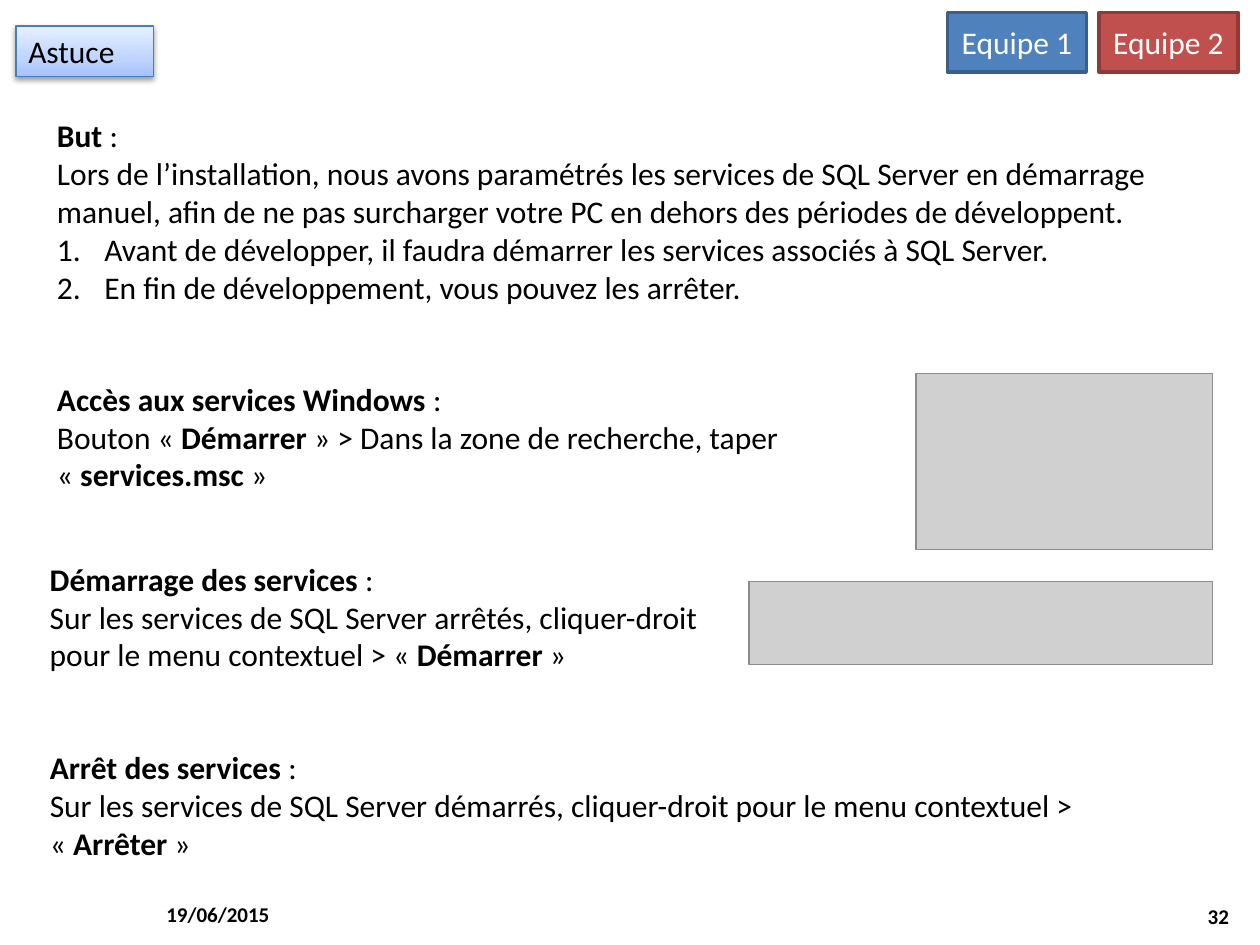
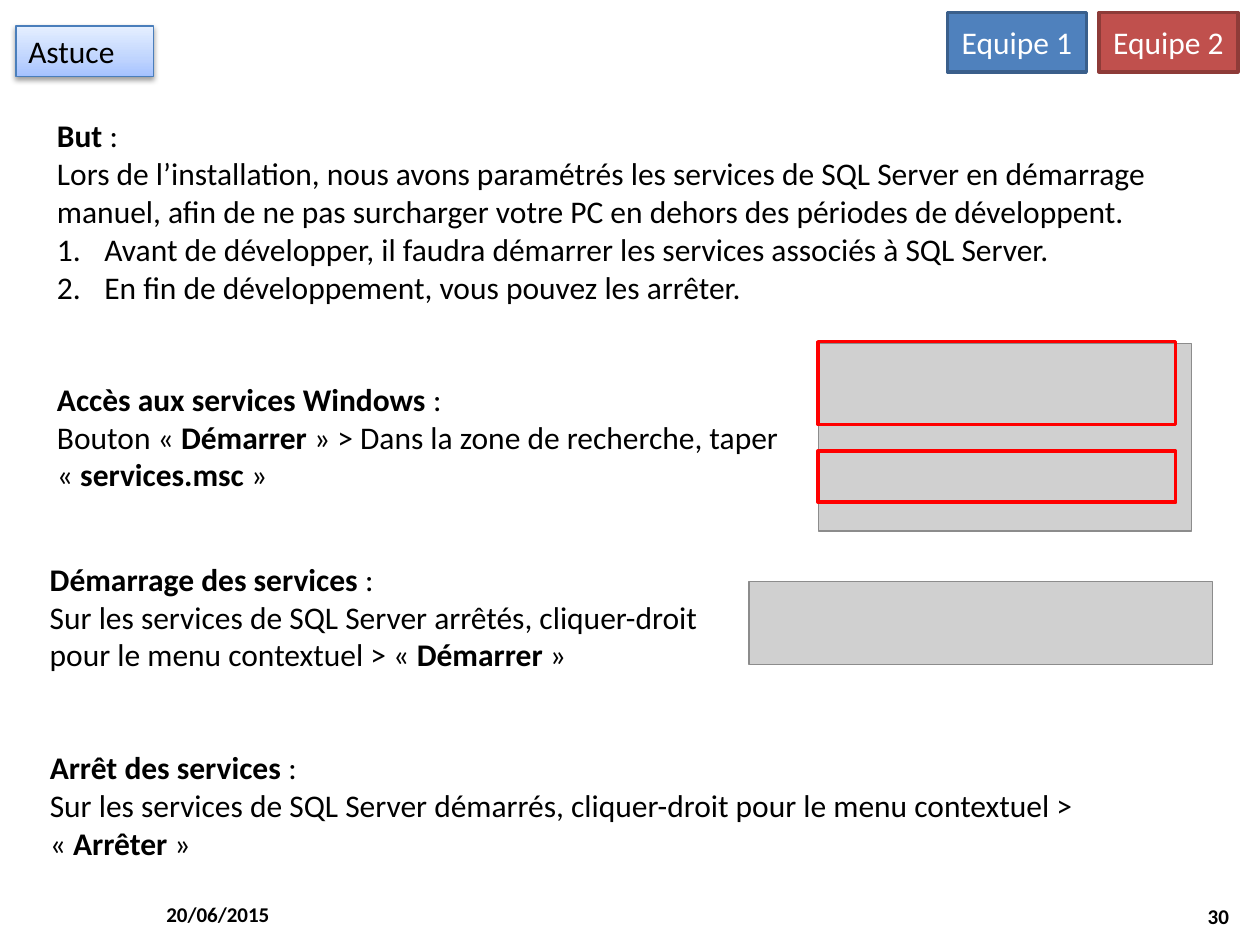
Before and after one commit to M2SIID-ODE/Projet_ODE, a slide deck: slide 30 of Documentation/3 - Documentation technique/Installation_PostesDevs_2015-06_19_v1.pptx (slide 32 before the commit). Drawn at 1260x945 pixels with LibreOffice and Linux fonts; fonts in the diff are those of the drawing; grey boxes stand for pictures; background and template pictures are left out. Boxes give left, top, right and bottom in pixels: in the first picture for what was removed or moved away, otherwise in the second. Text is boxed around its words. In the diff, an @@ line names an element or a change of style, - is before the commit and + after.

```diff
--- a/Documentation/3 - Documentation technique/Installation_PostesDevs_2015-06_19_v1.pptx
+++ b/Documentation/3 - Documentation technique/Installation_PostesDevs_2015-06_19_v1.pptx
@@ rectangle added at (818, 341, 1176, 425), outline #FF0000 2 pt @@
@@ picture: place and size @@
-picture at (916, 373, 1212, 549)
+picture at (819, 343, 1192, 530)
@@ rectangle added at (818, 451, 1176, 503), outline #FF0000 2 pt @@
@@ text at (166, 907, 269, 923): text changed @@
-19/06/2015
+20/06/2015
@@ page number at (1208, 910, 1229, 924): text changed @@
-32
+30
```
Also in this commit, not shown: 38 other slides changed, 1 slide removed, 2 other files.
